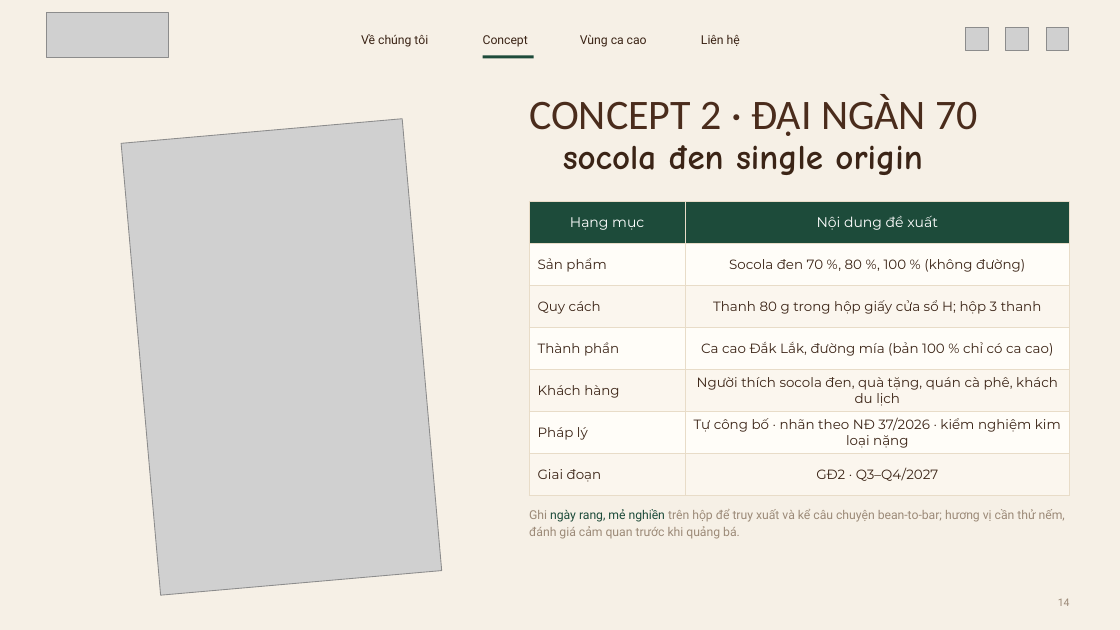
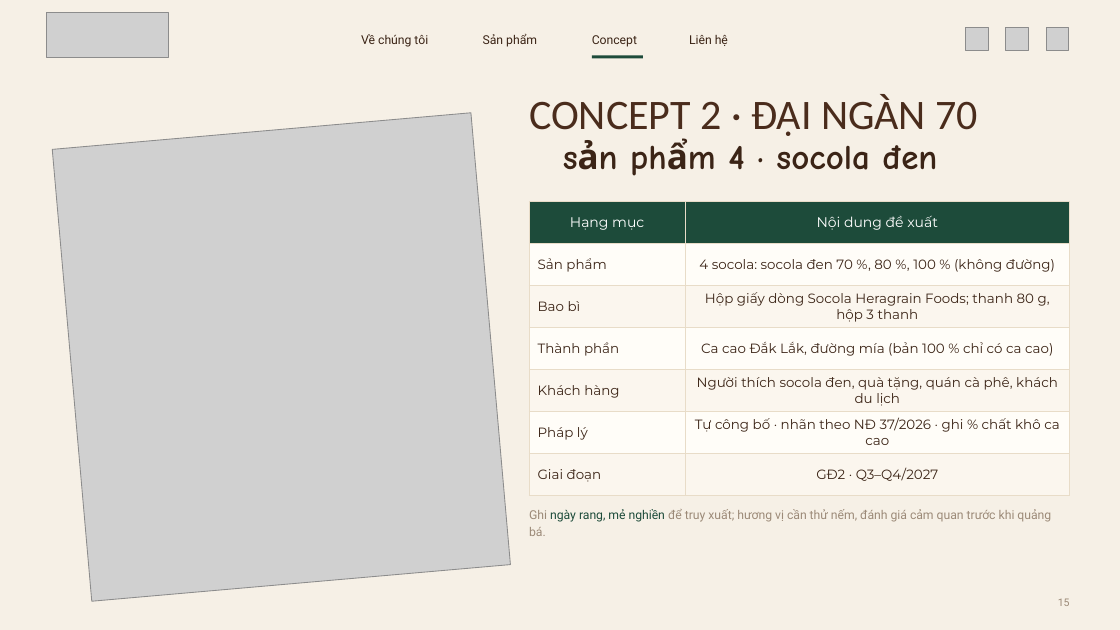
Before and after one commit to dakojsc-maker/ATL--DAKO, a slide deck: slide 15 of heragrain-cacao/1-concept-san-pham/Heragrain-Cacao_5-concept-san-pham.pptx (slide 14 before the commit). Drawn at 1120x630 pixels with LibreOffice and Linux fonts; fonts in the diff are those of the drawing; grey boxes stand for pictures; background and template pictures are left out. Boxes give left, top, right and bottom in pixels: in the first picture for what was removed or moved away, otherwise in the second. Text is boxed around its words. In the diff, an @@ line names an element or a change of style, - is before the commit and + after.

```diff
--- a/heragrain-cacao/1-concept-san-pham/Heragrain-Cacao_5-concept-san-pham.pptx
+++ b/heragrain-cacao/1-concept-san-pham/Heragrain-Cacao_5-concept-san-pham.pptx
@@ text "Concept": place and size @@
-text "Concept" at [483, 35, 528, 47]
+text "Concept" at [592, 35, 637, 47]
@@ text "Liên hệ": place and size @@
-text "Liên hệ" at [701, 35, 740, 46]
+text "Liên hệ" at [689, 35, 728, 46]
@@ text added at [483, 34, 537, 47], 10.5 pt, text #3B2416 @@
+Sản phẩm
@@ text removed at [580, 35, 647, 47] @@
-Vùng ca cao
@@ rectangle: place and size @@
-rectangle at [483, 55, 534, 59]
+rectangle at [592, 55, 644, 59]
@@ picture: place and size @@
-picture at [121, 119, 442, 595]
+picture at [52, 113, 510, 601]
@@ text at [728, 145, 937, 170]: text changed @@
-socola đen single origin
+sản phẩm 4 · socola đen
@@ table at [529, 202, 1070, 496] @@
-row 2, column 2: Socola đen 70 %, 80 %, 100 % (không đường)
+row 2, column 2: 4 socola: socola đen 70 %, 80 %, 100 % (không đường)
-row 3, column 1: Quy cách
+row 3, column 1: Bao bì
-row 3, column 2: Thanh 80 g trong hộp giấy cửa sổ H; hộp 3 thanh
+row 3, column 2: Hộp giấy dòng Socola Heragrain Foods; thanh 80 g, hộp 3 thanh
-row 6, column 2: Tự công bố · nhãn theo NĐ 37/2026 · kiểm nghiệm kim loại nặng
+row 6, column 2: Tự công bố · nhãn theo NĐ 37/2026 · ghi % chất khô ca cao
@@ text at [529, 509, 1051, 536]: text changed @@
-Ghi ngày rang, mẻ nghiền trên hộp để truy xuất và kể câu chuyện bean-to-bar; hương vị cần thử nếm, đánh giá cảm quan trước khi quảng bá.
+Ghi ngày rang, mẻ nghiền để truy xuất; hương vị cần thử nếm, đánh giá cảm quan trước khi quảng bá.
```
Also in this commit, not shown: 22 other slides changed, 3 slides added, 3 slides removed, 16 other files.
